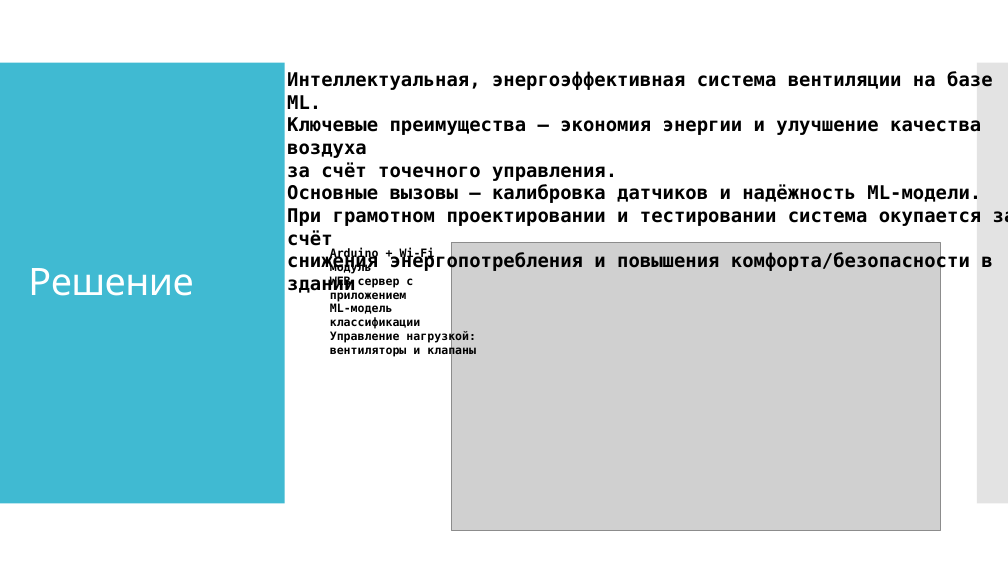
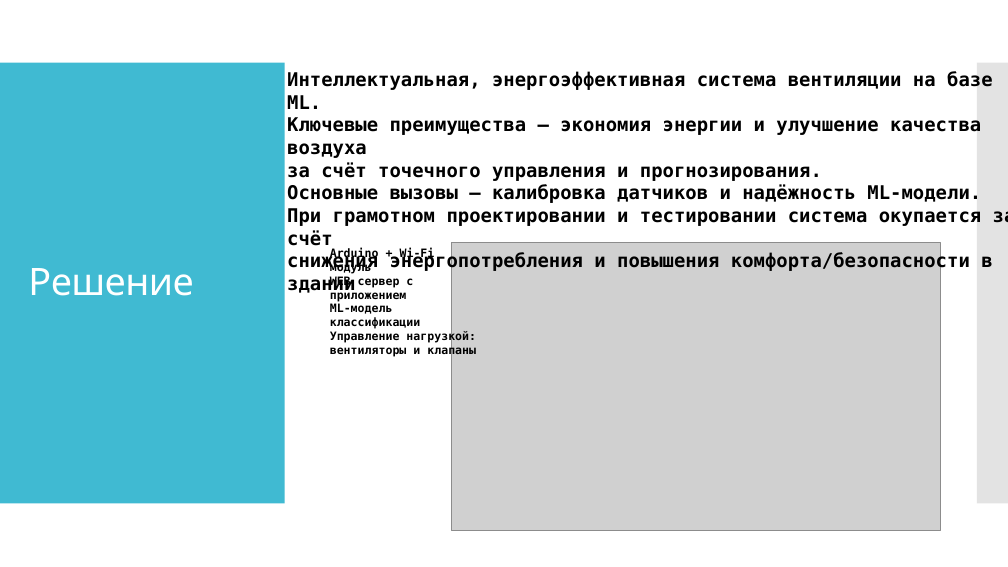
Before and after one commit to IlyyaNeustroev/airQuality, a slide deck: slide 4 of Презентация/АэроМонитор.ppsx. Drawn at 1008x567 pixels with LibreOffice and Linux fonts; fonts in the diff are those of the drawing; grey boxes stand for pictures. Boxes give left, top, right and bottom in pixels: in the first picture for what was removed or moved away, otherwise in the second. Text is boxed around its words. In the diff, an @@ line names an element or a change of style, - is before the commit and + after.

```diff
--- a/Презентация/АэроМонитор.ppsx
+++ b/Презентация/АэроМонитор.ppsx
@@ text at (287, 162, 822, 181): text changed @@
-за счёт точечного управления.
+за счёт точечного управления и прогнозирования.
```
Also in this commit, not shown: 5 other slides changed, 7 slides added.
